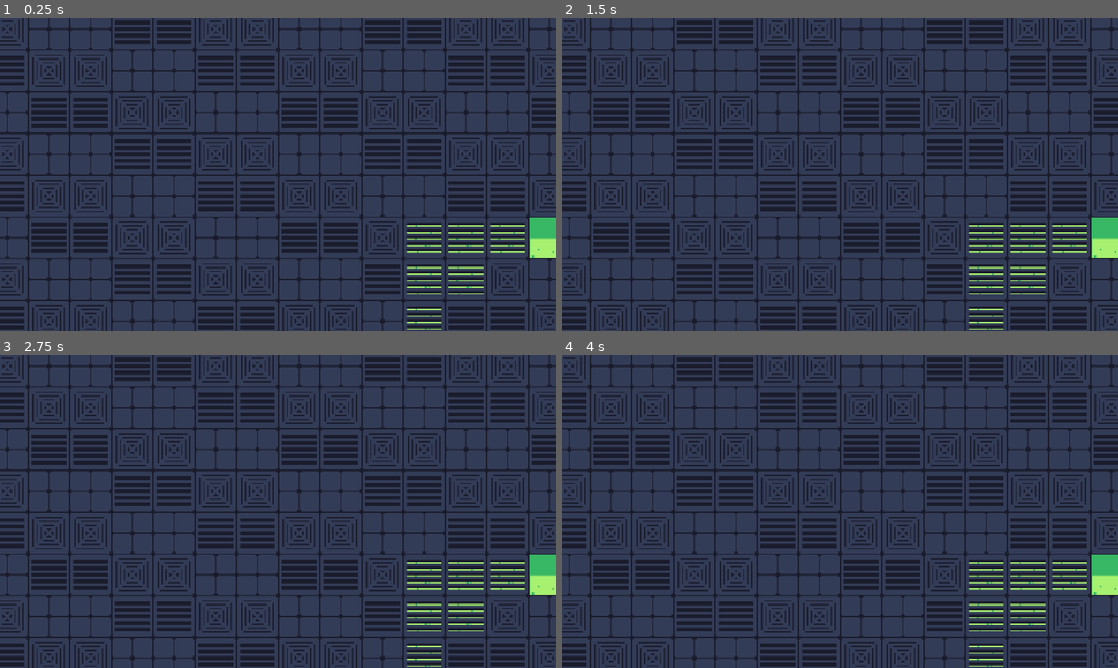
Above: before the commit, frames 1-4 (two rows, left to right).
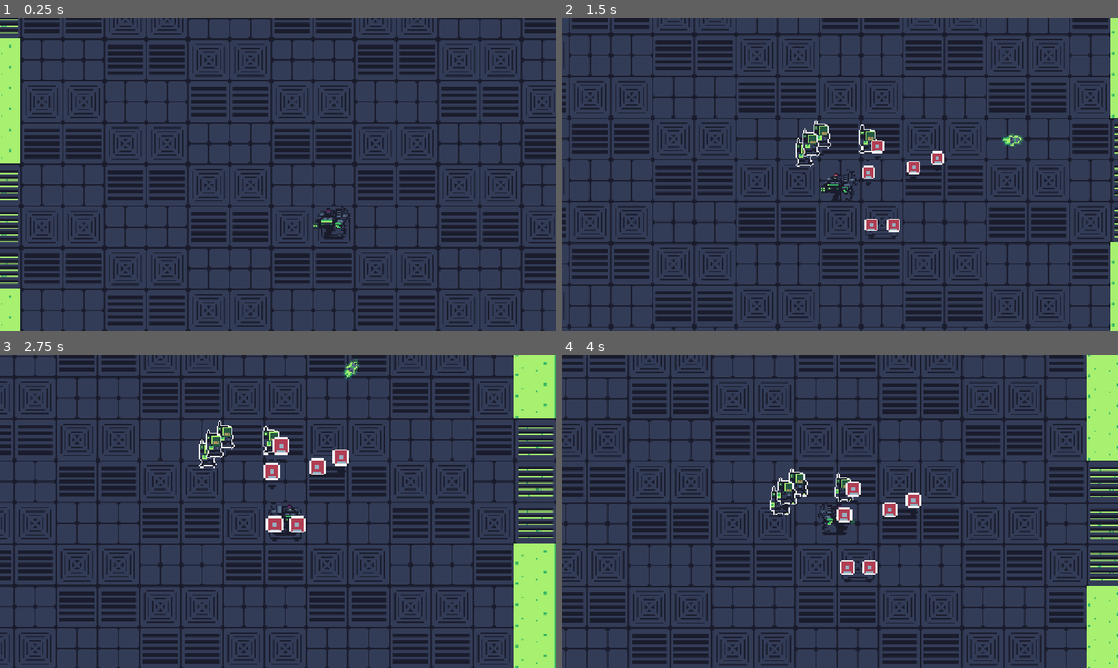
Above: after the commit, the same moments.

Repository: Gubari/ScreenRot
Game: Godot game, scene res://scenes/other_side.tscn
Two runs of this game, one before a commit and one after it. Both use one fixed random seed, a clock stepped at 60 frames per second and the inputs below. This scene is started directly instead of the project's main scene. Sound files missing from this copy of the repository are replaced by a short silence.
Inputs (mouse positions are in pixels of both pictures, inside the frame that each line leads up to):
- Up to frame 1 (0.25 s): no input
- Up to frame 2 (1.5 s): tap Enter at 0.5 s; move the mouse to (962, 158) at 0.52 s; hold D (move_right) 0.53-1.28 s; tap Space (boss_shrink) at 0.6 s; click (962, 158) at 0.67 s; move the mouse to (728, 190) at 1.27 s; hold S (move_down) from 1.28 s (still down); tap Shift (boss_summon) at 1.35 s
- Up to frame 3 (2.75 s): move the mouse to (333, 442) at 2.02 s; release S (move_down) at 2.03 s; press the mouse at (333, 442) at 2.03 s; hold D (move_right) from 2.03 s (still down)
- Up to frame 4 (4 s): move the mouse to (812, 574) at 2.77 s; release D (move_right) at 2.78 s; release the mouse at (812, 574) at 2.78 s; hold W (move_up) 2.78-3.53 s; tap U at 2.85 s; click (812, 574) at 2.92 s; move the mouse to (1006, 558) at 3.52 s; hold A (move_left) from 3.53 s (still down); tap Space (boss_shrink) at 3.6 s

The runs differ from the first frame. In frame 1, 48% of the frame differs, in the area x 0-100%, y 0-100%; in frame 2, 37%; in frame 3, 47%; in frame 4, 47%.

Commit message:
Igrac2 task gotov

Diff:
--- a/scenes/other_side.tscn
+++ b/scenes/other_side.tscn
@@ -5,13 +5,14 @@
 [ext_resource type="PackedScene" path="res://scenes/effects/screen_closing.tscn" id="3"]
 [ext_resource type="PackedScene" path="res://scenes/menus/game_over.tscn" id="4"]
 [ext_resource type="Script" path="res://scripts/other_side/other_side_manager.gd" id="5"]
+[ext_resource type="PackedScene" path="res://scenes/other_side/player_boss.tscn" id="6"]
 
 [node name="OtherSide" type="Node2D"]
 
 [node name="DungeonMap" parent="." instance=ExtResource("1")]
 position = Vector2(-225, -216)
 
-[node name="PlayerBoss" type="CharacterBody2D" parent="."]
+[node name="PlayerBoss" parent="." instance=ExtResource("6")]
 position = Vector2(640, 360)
 
 [node name="AILight" type="CharacterBody2D" parent="."]
